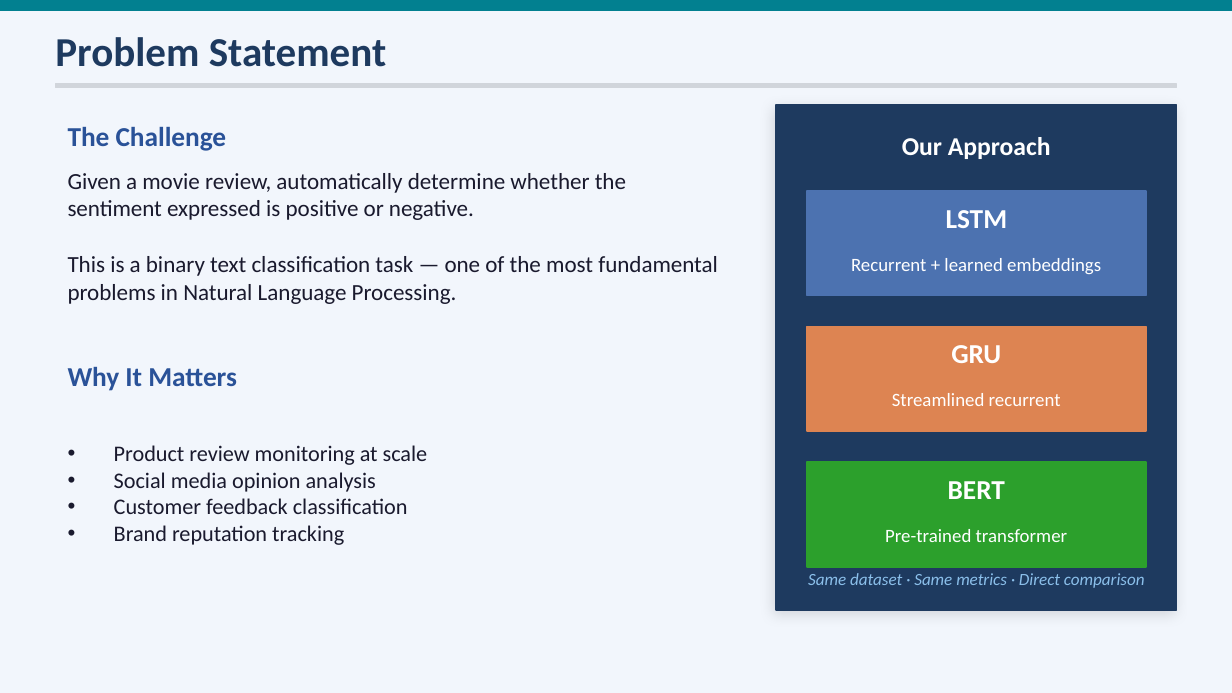
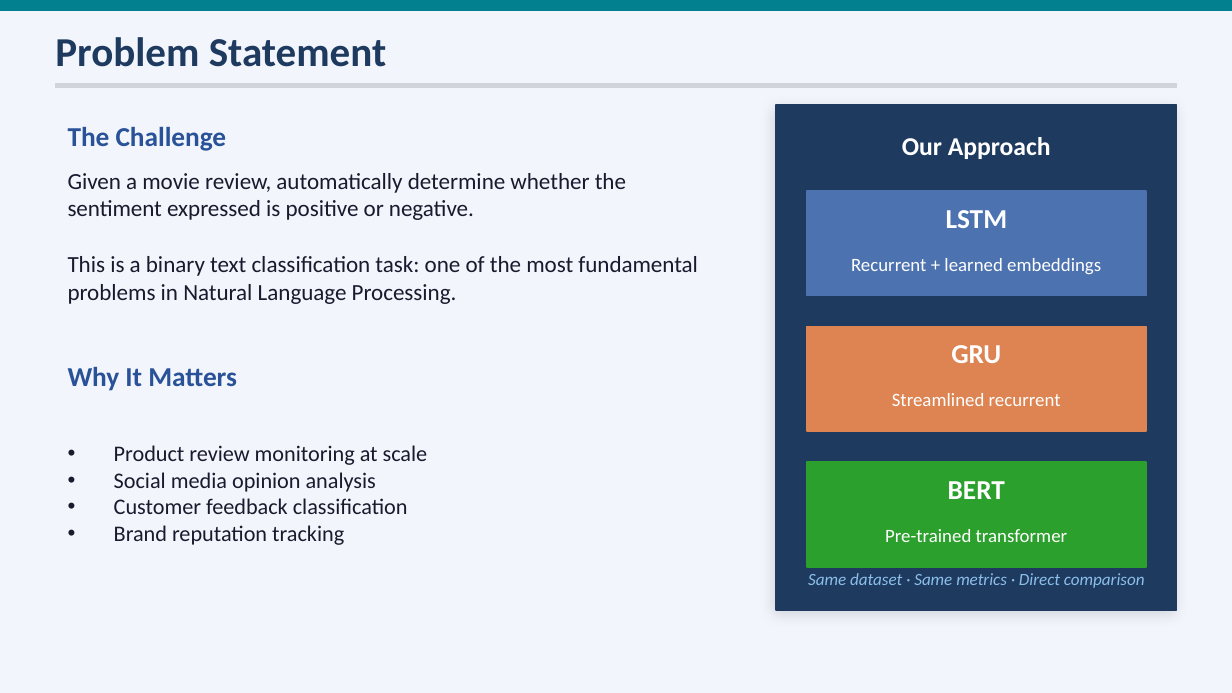
Before and after one commit to DanielW-1/Sentiment-Analysis, a slide deck: slide 2 of report/Sentiment_Analysis_Presentation.pptx. Drawn at 1232x693 pixels with LibreOffice and Linux fonts; fonts in the diff are those of the drawing. Boxes give left, top, right and bottom in pixels: in the first picture for what was removed or moved away, otherwise in the second. Text is boxed around its words. In the diff, an @@ line names an element or a change of style, - is before the commit and + after.

```diff
--- a/report/Sentiment_Analysis_Presentation.pptx
+++ b/report/Sentiment_Analysis_Presentation.pptx
@@ text at (68, 256, 698, 304): text changed @@
-This is a binary text classification task — one of the most fundamental problems in Natural Language Processing.
+This is a binary text classification task: one of the most fundamental problems in Natural Language Processing.
```
Also in this commit, not shown: 5 other slides changed.
